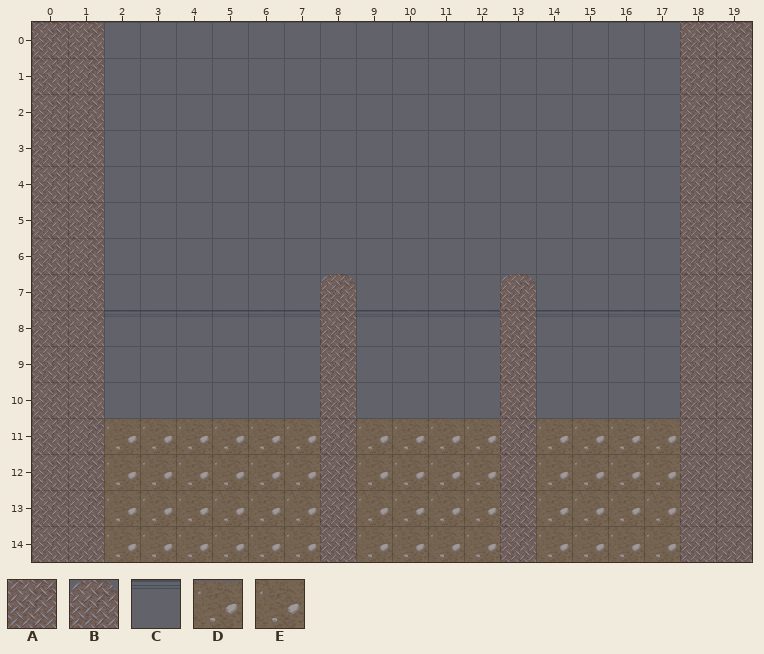
Tiled map: trickleLibrary/OG2D/data/tileset/water3.tmx. The first picture shows the starting point.
Cells are 256x256 px. Shown: x 0..19, y 0..14.
Key: from "trickle": A 1, B 6, C 14, D 18, E 20.
_ is an empty cell.
Layer "タイル・レイヤー1" before, first column x 0:
 0 AA________________AA
 1 AA________________AA
 2 AA________________AA
 3 AA________________AA
 4 AA________________AA
 5 AA________________AA
 6 AA________________AA
 7 AA______B____B____AA
 8 AACCCCCCACCCCACCCCAA
 9 AA______A____A____AA
10 AA______A____A____AA
11 AADDDDDDADDDDADDDDAA
12 AAEEEEEEAEEEEAEEEEAA
13 AAEEEEEEAEEEEAEEEEAA
14 AAEEEEEEAEEEEAEEEEAA
The same view after the edit:
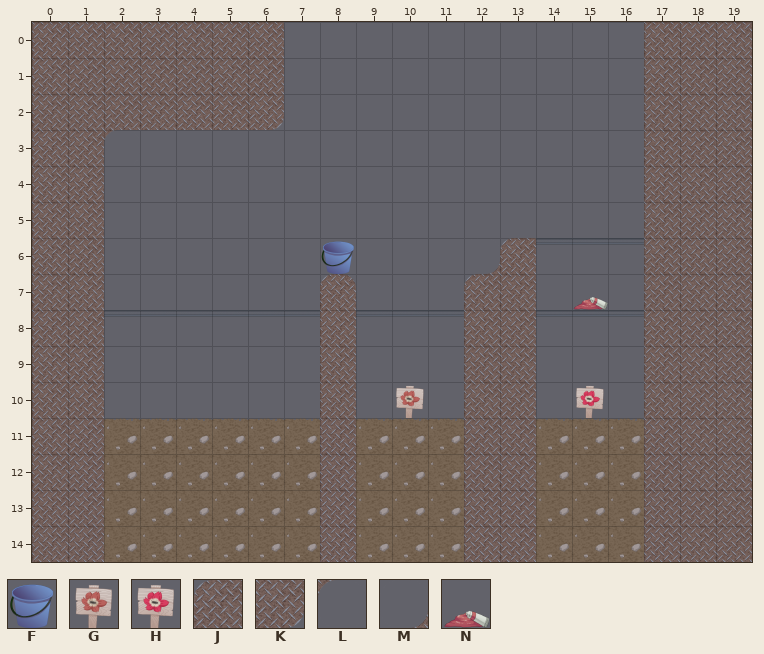
Further tiles: from "bucket": F 0; from "goal": G 0, H 1; from "trickle": J 2, K 5, L 10, M 13, N 34.
Difference:
Changed rows in their new state; . is an unchanged cell.
Layer "タイル・レイヤー1":
first column x 2:
 0 AAAAA..........A
 1 AAAAA..........A
 2 AAAAK..........A
 3 L..............A
 4 ...............A
 5 ...............A
 6 ......F...MJCCCA
 7 ..........JA.N.A
 8 ..........A....A
 9 ..........A....A
10 ........G.A..H.A
11 ..........A....A
12 ..........A....A
13 ..........A....A
14 ..........A....A
Where, in picture pixels (left, top, right, bottom), the same in both pictures:
added: (104, 22, 284, 141)
changed: (464, 22, 680, 562)
added: (321, 241, 354, 274)
added: (396, 386, 424, 418)
